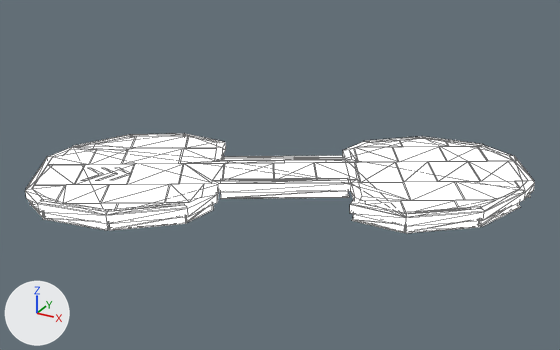
The glTF model design/campus/nodexeus-set-deck-l1-far.glb: old version first, new version second.
Before and after are seen from a 50 mm camera at (22.2, -26.9, 14.8) aimed at (5.7, 3.1, -0.2). Lighting does not change. The marker at lower left points along +X, +Y and +Z. The picture after the commit comes second. Mesh edges are drawn as thin lines. Vertices at exactly the same position are counted once.

Names of what the first picture shows: 'set-deck-l1-far'.
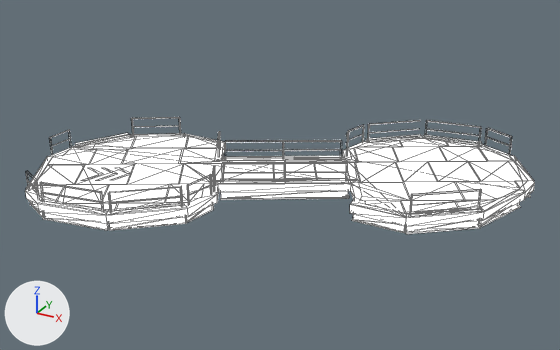
The change in detail:
me_set_deck_l1_far is used by ob_set_deck_l1_far; location (0.0, 0.0, 0.0).
me_set_deck_l1_far had 640 vertices, 400 faces and spanned x -5.5..16.7, y -5.0..11.4, z -0.8..0.1.
me_set_deck_l1_far now has 1212 vertices, 692 faces and spans x -5.5..16.7, y -5.0..11.4, z -0.9..1.0.
me_set_deck_l1_far part 1: 526 vertices added at x -5.4..14.8, y -4.9..11.3, z -0.9..1.0.
me_set_deck_l1_far part 2: 46 vertices added at x 12.5..15.4, y 1.5..3.8, z -0.9..1.0.

Location of each change, (x1, y1, x2, y2) in pixels of the pictures (560 x 350 px):
'set-deck-l1-far', reshaped (18% taller)
    before: (25, 134, 535, 233)
    after: (25, 117, 535, 234)
part 1 of me_set_deck_l1_far, added
    after: (26, 117, 512, 213)
part 2 of me_set_deck_l1_far, added
    after: (402, 189, 495, 234)
